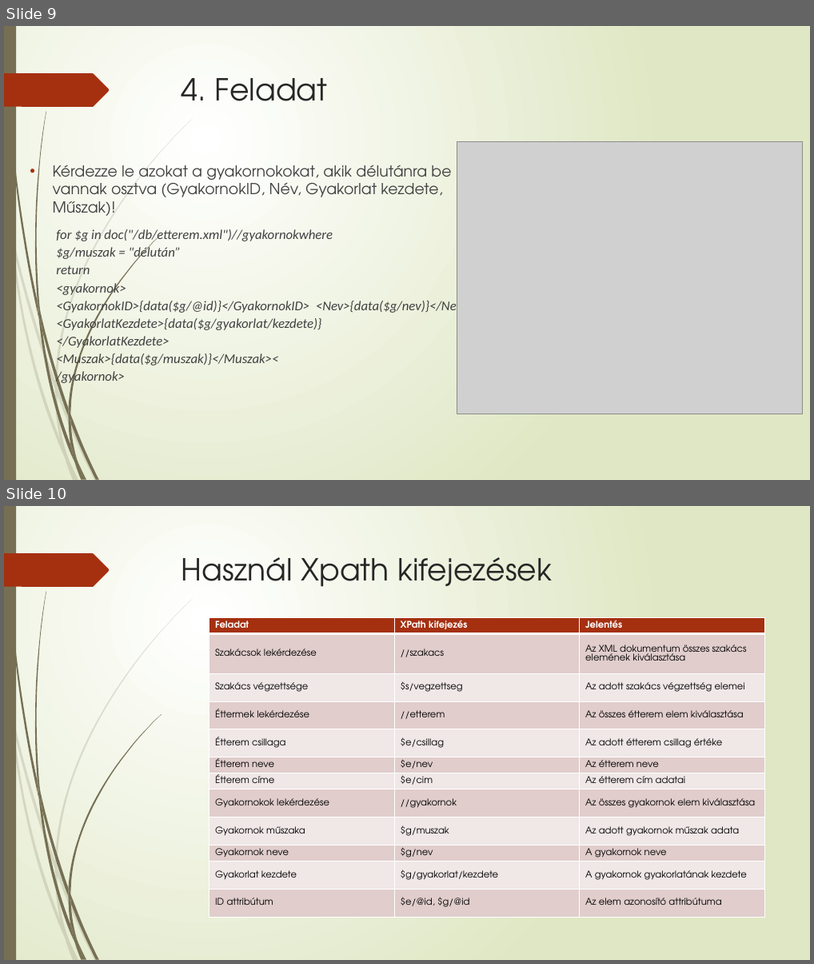
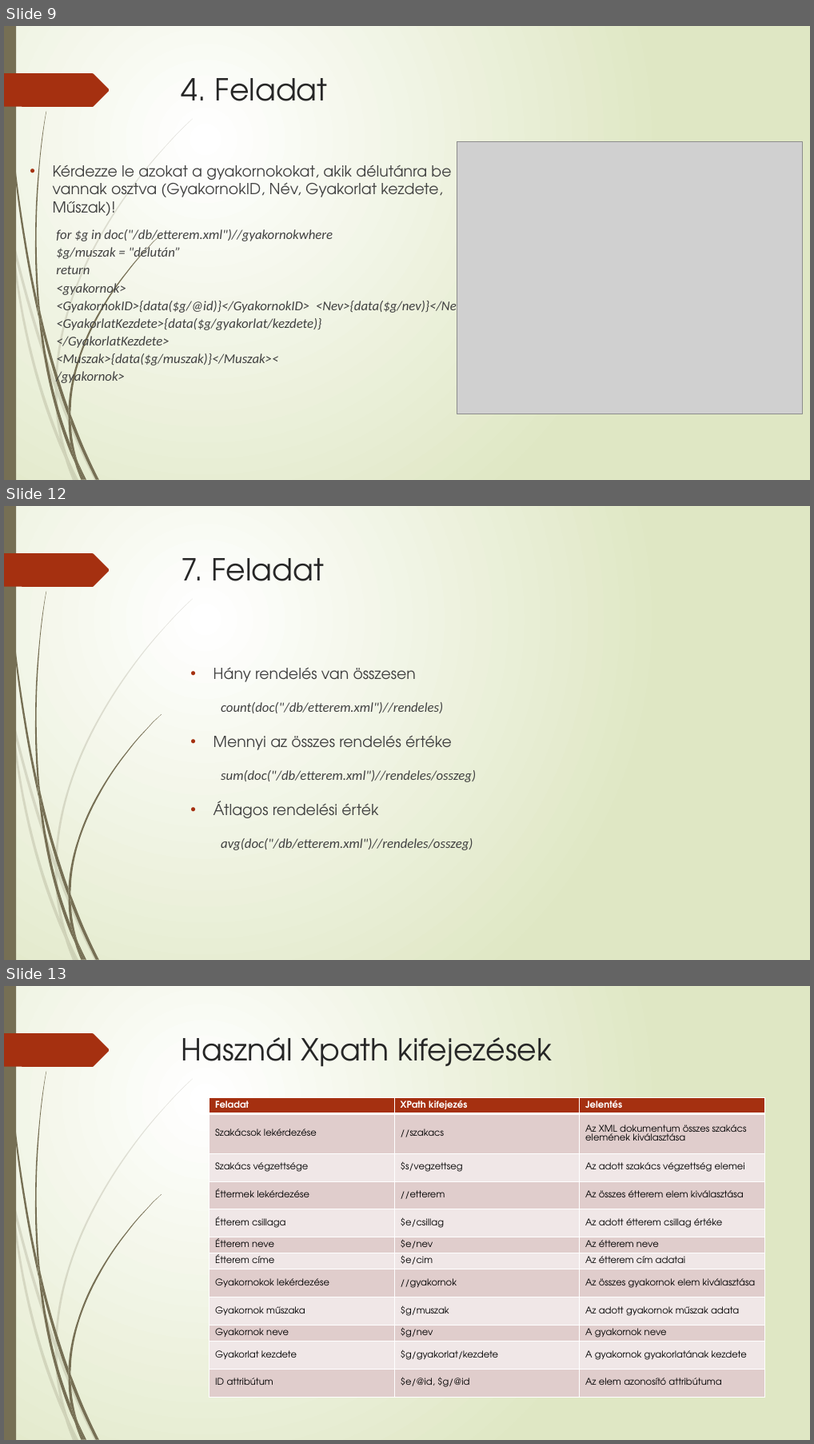
Before and after one commit to szaloczy/Y4O4X0_MDBPract, a slide deck: Y4O4X0_0318/Xquery.pptx. Shown one above the other, each under a label of ours: slides 9 and 10 before the commit, slides 9, 12 and 13 after it; the slides between them are not shown. The pictures are 814x964 and 814x1444 pixels, drawn with LibreOffice and Linux fonts; fonts in the diff are those of the drawing; grey boxes stand for pictures. Boxes give left, top, right and bottom in pixels: in the first picture for what was removed or moved away, otherwise in the second. Text is boxed around its words. In the diff, an @@ line names an element or a change of style, - is before the commit and + after.

```diff
--- a/Y4O4X0_0318/Xquery.pptx
+++ b/Y4O4X0_0318/Xquery.pptx
@@ slide 12 added at (4, 506, 810, 960), background gradient #FFFFFF to #DFE8C4; not listed: 24 template elements that a slide beside it also shows @@
@@ title added at (182, 558, 324, 581), 36 pt, text #262626 @@
+7. Feladat
@@ text added at (214, 668, 476, 850), 16 pt, text #404040, italic @@
+• Hány rendelés van összesen
+  count(doc("/db/etterem.xml")//rendeles)
+• Mennyi az összes rendelés értéke
+  sum(doc("/db/etterem.xml")//rendeles/osszeg)
+• Átlagos rendelési érték
+  avg(doc("/db/etterem.xml")//rendeles/osszeg)
@@ what was slide 10 is now slide 13 @@
```
Also in this commit, not shown: 2 other slides added, 1 other file.
